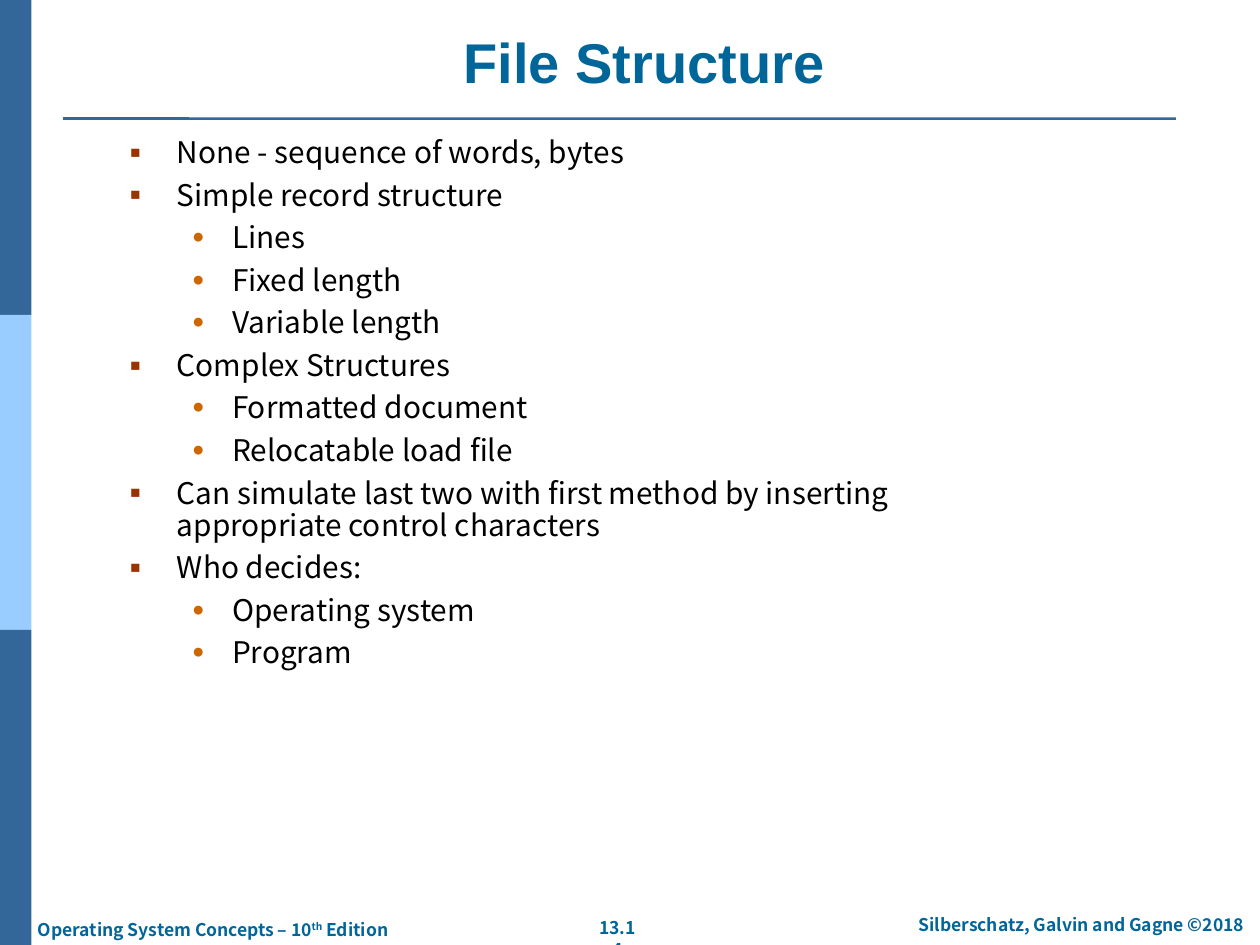
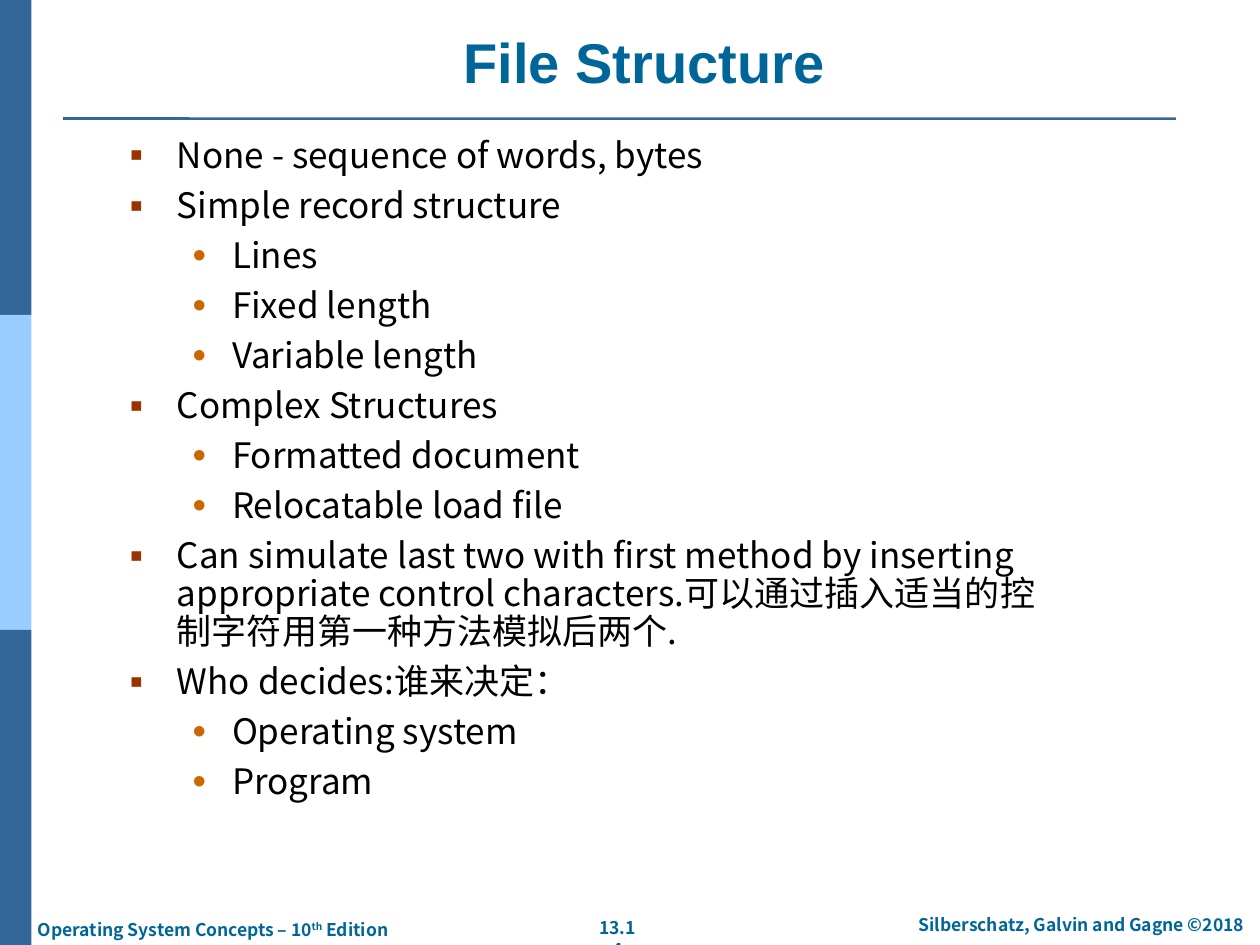
Before and after one commit to SpiritWolf2015/learn-operatingsystem, a slide deck: slide 14 of 操作系统概念/第10版/PPT/ch13-FileSystemInterface.pptx. Drawn at 1260x945 pixels with LibreOffice and Linux fonts; fonts in the diff are those of the drawing; background and template pictures are left out. Boxes give left, top, right and bottom in pixels: in the first picture for what was removed or moved away, otherwise in the second. Text is boxed around its words. In the diff, an @@ line names an element or a change of style, - is before the commit and + after.

```diff
--- a/操作系统概念/第10版/PPT/ch13-FileSystemInterface.pptx
+++ b/操作系统概念/第10版/PPT/ch13-FileSystemInterface.pptx
@@ text at box(177, 139, 703, 519): size 17 to 20 pt in "None - sequence of words, bytes", "Simple record structure", "Lines", "Fixed length" and 6 more places; more space between paragraphs @@
@@ text at box(177, 539, 1035, 697): text changed; size 17 to 20 pt @@
-▪ Can simulate last two with first method by inserting appropriate control characters
-▪ Who decides:
+▪ Can simulate last two with first method by inserting appropriate control characters.可以通过插入适当的控制字符用第一种方法模拟后两个.
+▪ Who decides:谁来决定：
```
Also in this commit, not shown: 27 other slides changed.
